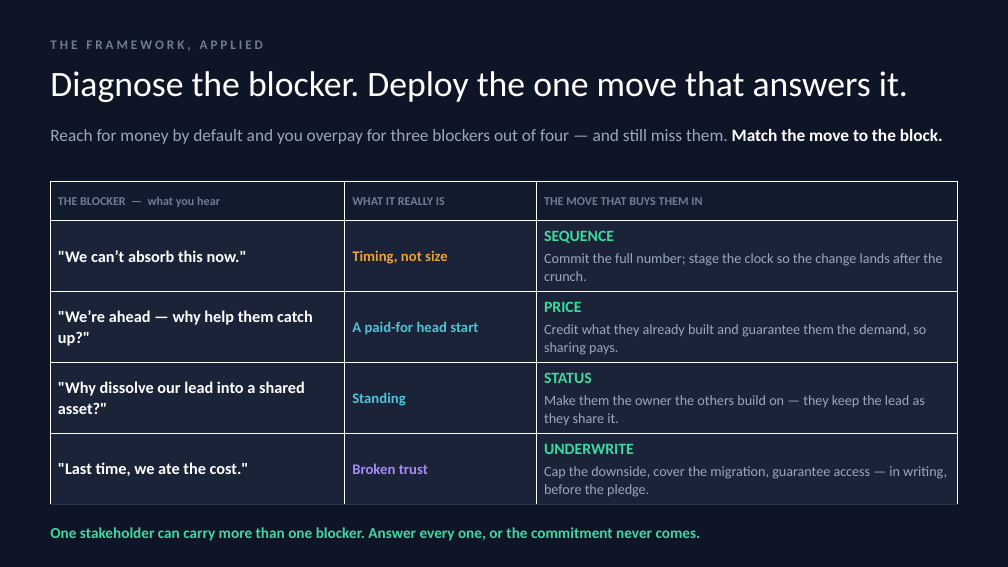
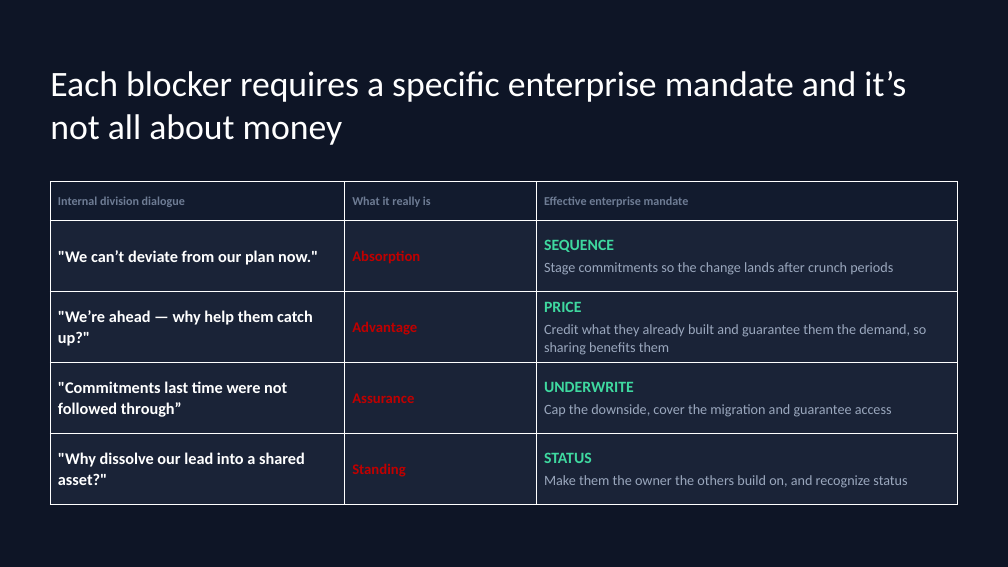
Before and after one commit to amangang3/aster-clinical-ops-simulation, a slide deck: slide 2 of framework-deck.pptx. Drawn at 1008x567 pixels with LibreOffice and Linux fonts; fonts in the diff are those of the drawing. Boxes give left, top, right and bottom in pixels: in the first picture for what was removed or moved away, otherwise in the second. Text is boxed around its words. In the diff, an @@ line names an element or a change of style, - is before the commit and + after.

```diff
--- a/framework-deck.pptx
+++ b/framework-deck.pptx
@@ text removed at (50, 40, 263, 49) @@
-T H E F R A M E W O R K , A P P L I E D
@@ text at (50, 71, 906, 145): text changed @@
-Diagnose the blocker. Deploy the one move that answers it.
+Each blocker requires a specific enterprise mandate and it’s not all about money
@@ text removed at (50, 129, 943, 144) @@
-Reach for money by default and you overpay for three blockers out of four — and still miss them. Match the move to the block.
@@ table at (51, 182, 958, 504) @@
-row 1: THE BLOCKER — what you hear | WHAT IT REALLY IS | THE MOVE THAT BUYS THEM IN
+row 1: Internal division dialogue | What it really is | Effective enterprise mandate
-row 2: "We can’t absorb this now." | Timing, not size | SEQUENCE / Commit the full number; stage the clock so the change lands after the crunch.
+row 2: "We can’t deviate from our plan now." | Absorption | SEQUENCE / Stage commitments so the change lands after crunch periods
-row 3, column 2: A paid-for head start
+row 3, column 2: Advantage
-row 3, column 3: PRICE / Credit what they already built and guarantee them the demand, so sharing pays.
+row 3, column 3: PRICE / Credit what they already built and guarantee them the demand, so sharing benefits them
-row 4: "Why dissolve our lead into a shared asset?" | Standing | STATUS / Make them the owner the others build on — they keep the lead as they share it.
+row 4: "Commitments last time were not followed through” | Assurance | UNDERWRITE / Cap the downside, cover the migration and guarantee access
-row 5: "Last time, we ate the cost." | Broken trust | UNDERWRITE / Cap the downside, cover the migration, guarantee access — in writing, before the pledge.
+row 5: "Why dissolve our lead into a shared asset?" | Standing | STATUS / Make them the owner the others build on, and recognize status
@@ borders changed @@
@@ text removed at (50, 527, 701, 541) @@
-One stakeholder can carry more than one blocker. Answer every one, or the commitment never comes.
```
Also in this commit, not shown: 1 other slide changed, 12 other files.
